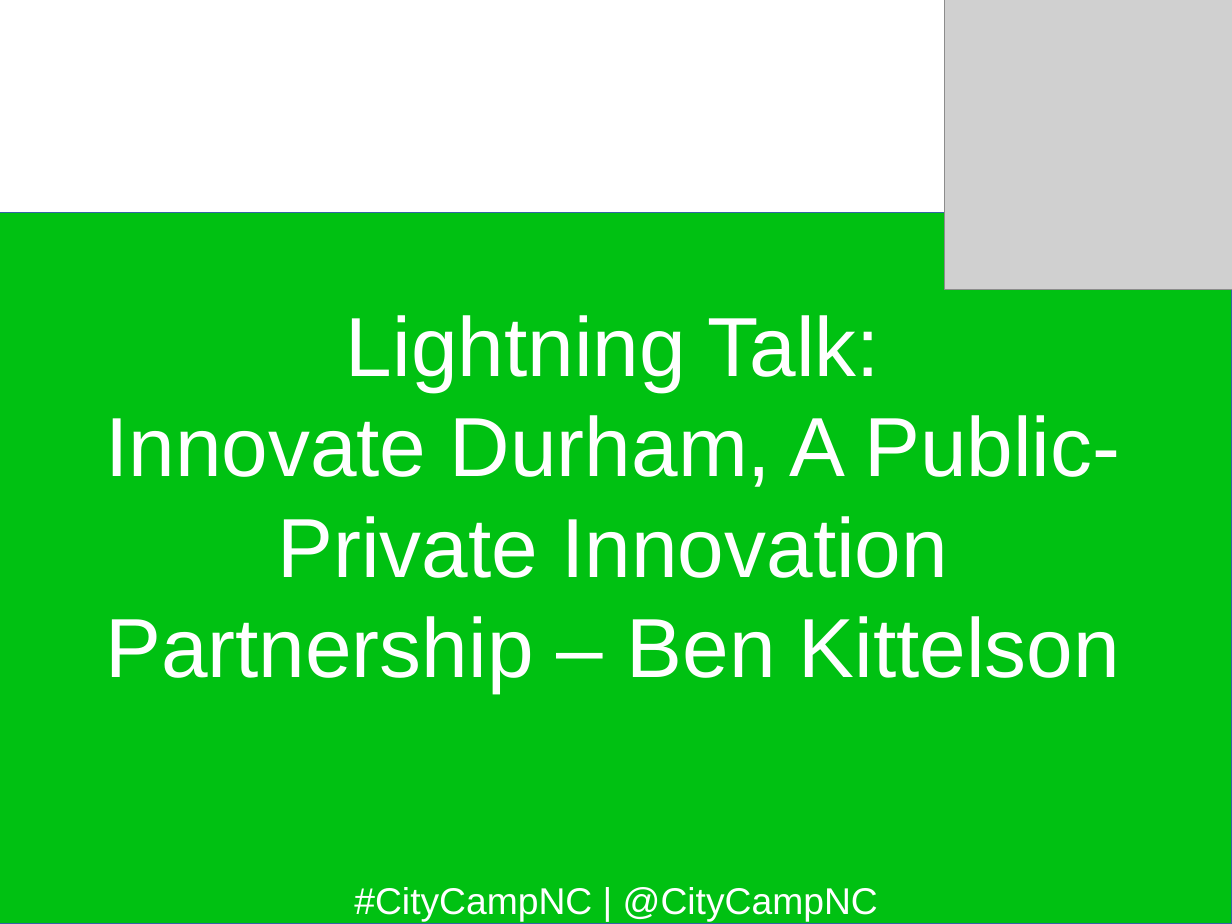
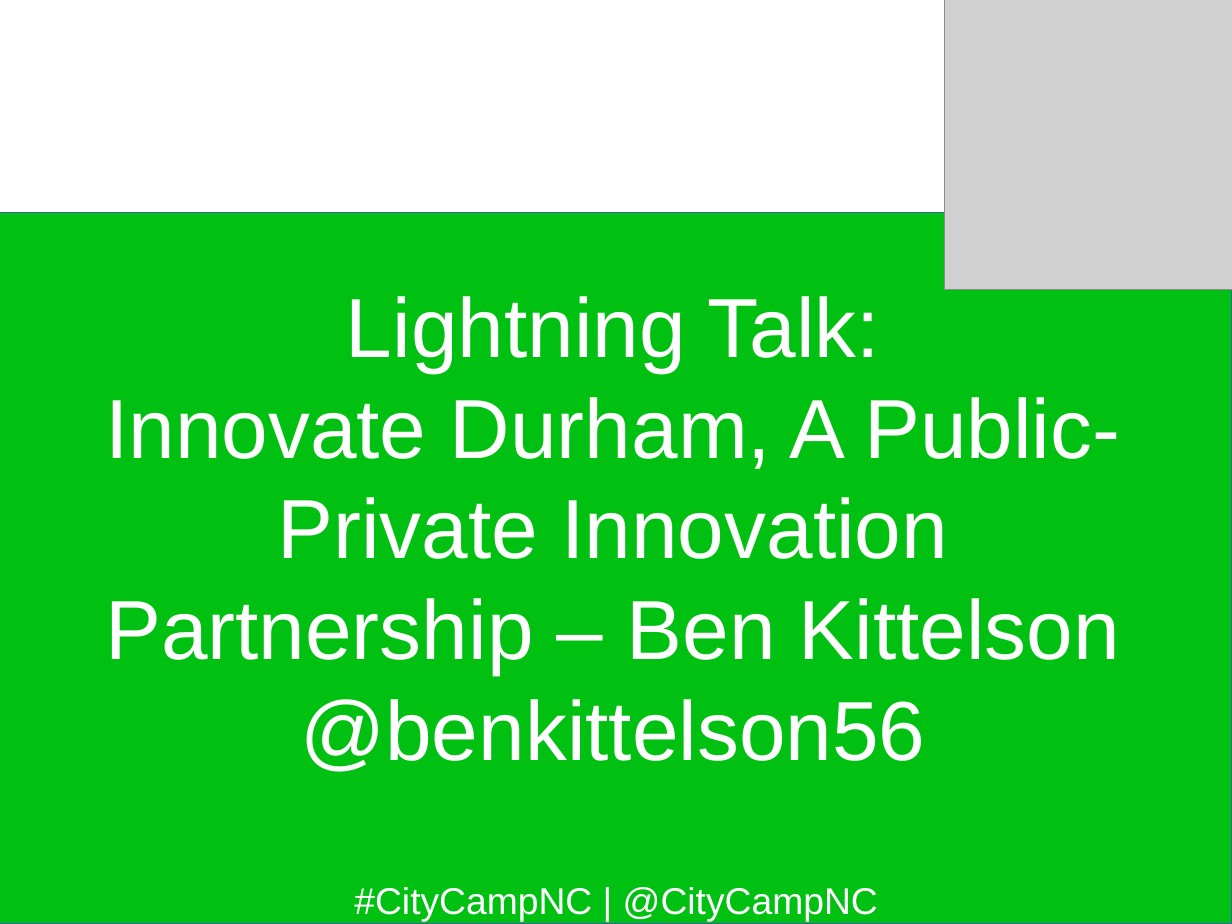
Before and after one commit to jhibbets/presentations, a slide deck: slide 19 of CCNC_2017.odp. Drawn at 1232x924 pixels with LibreOffice and Linux fonts; fonts in the diff are those of the drawing; grey boxes stand for pictures; background and template pictures are left out. Boxes give left, top, right and bottom in pixels: in the first picture for what was removed or moved away, otherwise in the second. Text is boxed around its words. In the diff, an @@ line names an element or a change of style, - is before the commit and + after.

```diff
--- a/CCNC_2017.odp
+++ b/CCNC_2017.odp
@@ subtitle at box(300, 699, 925, 772): paragraph added @@
+@benkittelson56
```
Also in this commit, not shown: 17 other slides changed, 7 slides added.
